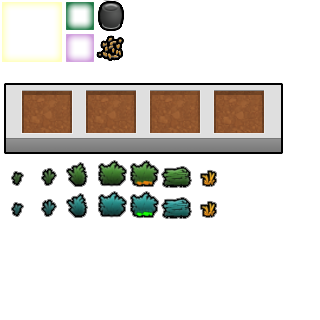
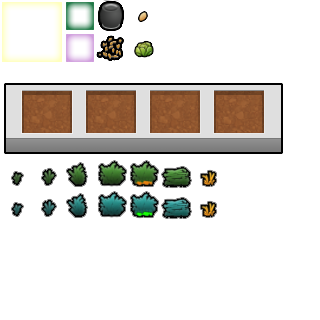
The second 320x320 image is a revision of the first. Changes to its layers:
added group "Group 2 copy" with 3 layers above "Group 2" over [135, 41, 153, 57]
added layer "Layer 12" (67%) in group "Group 2 copy" over [136, 42, 152, 56]
added layer "Layer 13" (49%) in group "Group 2 copy" over [136, 42, 152, 55]
added layer "Layer 10" (1st of 2, in "Group 2 copy") in group "Group 2 copy" over [135, 41, 153, 57]
added group "Group 2" with 2 layers above "Plant" over [139, 12, 147, 21]
added layer "Layer 11" (21%) in group "Group 2" over [140, 14, 146, 20]
added layer "Layer 10" (2nd of 2, in "Group 2") in group "Group 2" over [139, 12, 147, 21]
